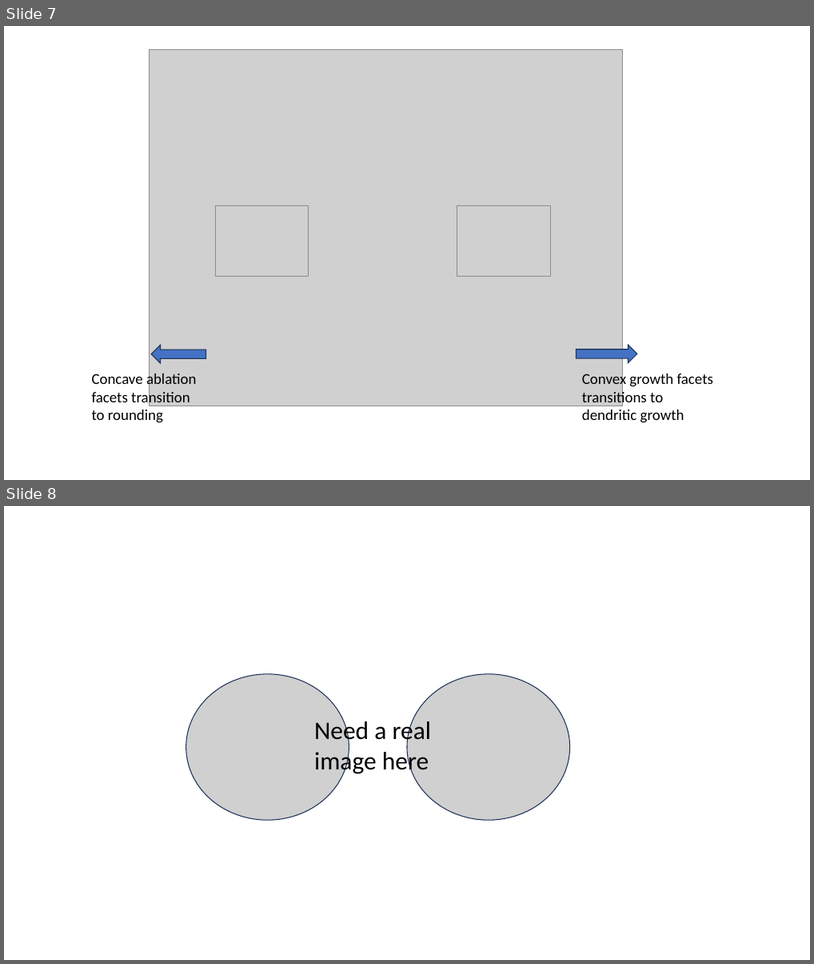
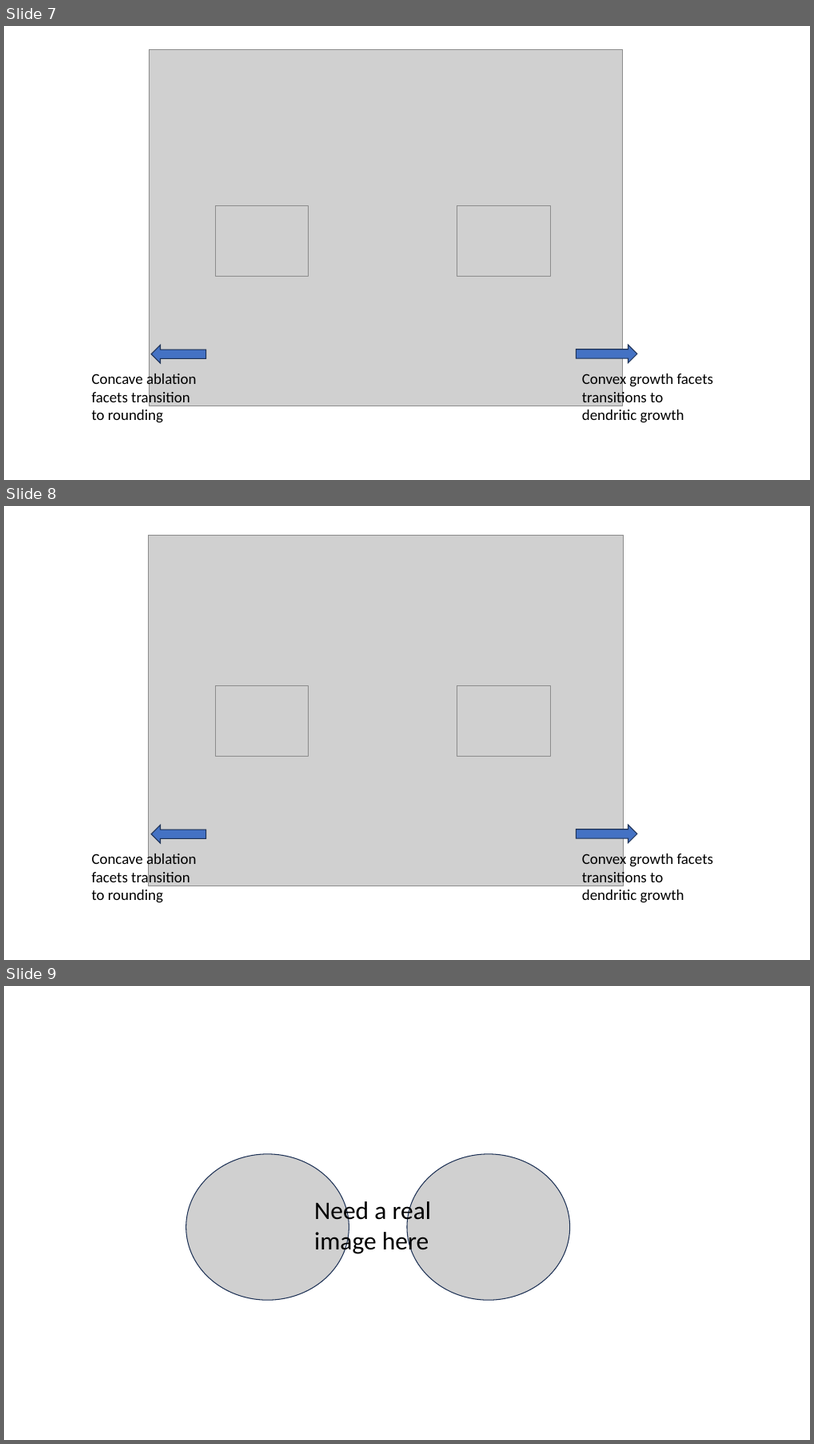
Before and after one commit to upschemistry/icecontinuum, a slide deck: nesh/graphics.pptx. Shown one above the other, each under a label of ours: slides 7 and 8 before the commit, slides 7, 8 and 9 after it. The pictures are 814x964 and 814x1444 pixels, drawn with LibreOffice and Linux fonts; fonts in the diff are those of the drawing; grey boxes stand for pictures. Boxes give left, top, right and bottom in pixels: in the first picture for what was removed or moved away, otherwise in the second. Text is boxed around its words. In the diff, an @@ line names an element or a change of style, - is before the commit and + after.

```diff
--- a/nesh/graphics.pptx
+++ b/nesh/graphics.pptx
@@ slide 8 added at [4, 506, 810, 960], background #FFFFFF @@
@@ picture added at [149, 535, 624, 885] @@
@@ picture added at [216, 686, 309, 756] @@
@@ picture added at [457, 686, 550, 756] @@
@@ right arrow added at [152, 825, 206, 843], fill #4472C4, outline #1E3256 1 pt @@
@@ right arrow added at [576, 825, 638, 843], fill #4472C4, outline #1E3256 1 pt @@
@@ text added at [92, 851, 197, 903], 18 pt, text #000000 @@
+Concave ablation facets transition to rounding
@@ text added at [582, 851, 714, 903], 18 pt, text #000000 @@
+Convex growth facets
+transitions to
+dendritic growth
@@ what was slide 8 is now slide 9 @@
```
Also in this commit, not shown: 1 other slide added, 3 other files.
